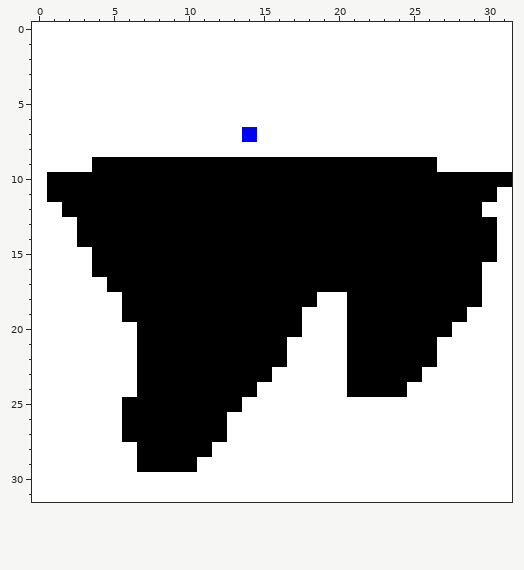
One commit to this pixel-art sprite: projects/android/assets/islands/start.png. Above, as it was before the edit.
The file is 32x32 pixels.
New version:
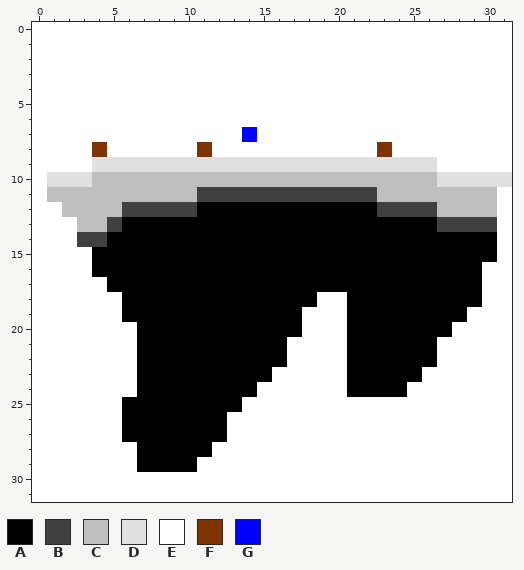
Palette (. is transparent): A #000000  B #404040  C #bfbfbf  D #e0e0e0  E #ffffff  F #7f3300  G #0000ff
Diff:
The author changed colour A to colour B in row 11 at x 11 to 22; in row 12 at x 6 to 10 and 23 to 26; in row 13 at x 5 and 27 to 30; in row 14 at x 3 to 4.
The author changed colour A to colour C in row 10 at x 4 to 26; in row 11 at x 1 to 10 and 23 to 30; in row 12 at x 2 to 5 and 27 to 29; in row 13 at x 3 to 4.
The author changed colour E to colour C in row 12 at x 30.
The author changed colour A to colour D in row 9 at x 4 to 26; in row 10 at x 1 to 3 and 27 to 31.
The author changed colour E to colour F in row 8 at x 4, 11 and 23.
